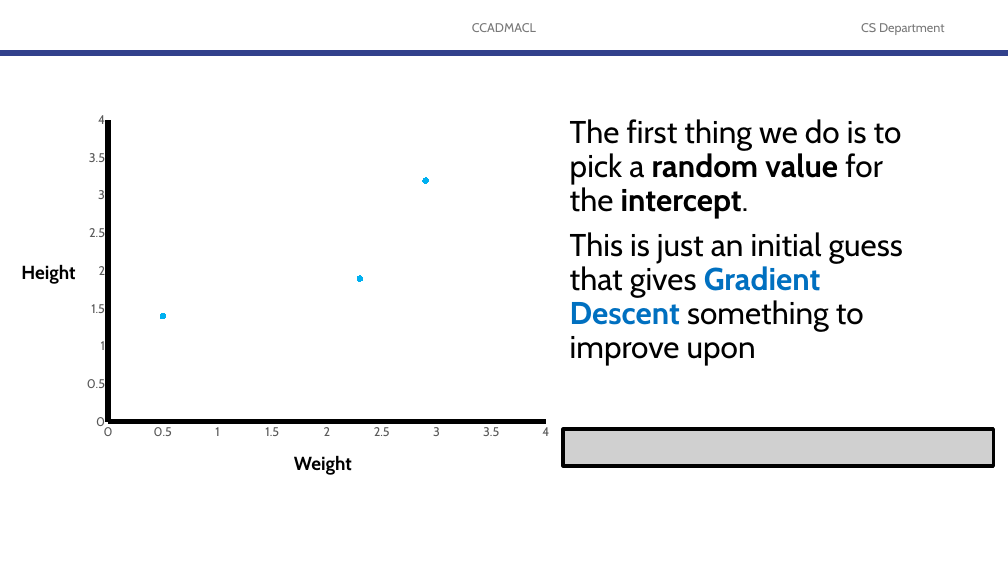
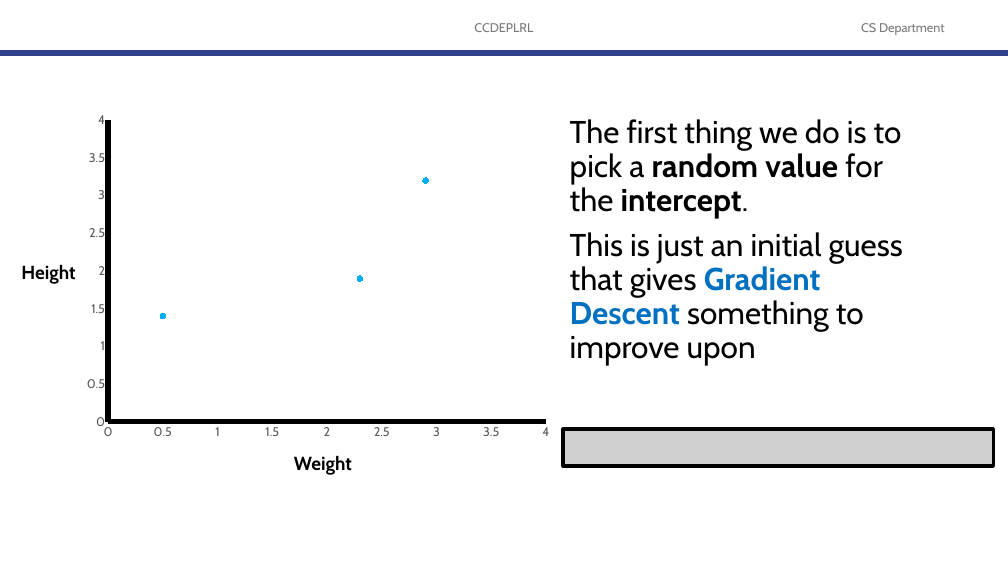
Before and after one commit to robitussin/CCDEPLRL, a slide deck: slide 20 of 2 - Training Neural Networks/Gradient Descent.pptx (slide 21 before the commit). Drawn at 1008x567 pixels with LibreOffice and Linux fonts; fonts in the diff are those of the drawing; grey boxes stand for pictures; background and template pictures are left out. Boxes give left, top, right and bottom in pixels: in the first picture for what was removed or moved away, otherwise in the second. Text is boxed around its words. In the diff, an @@ line names an element or a change of style, - is before the commit and + after.

```diff
--- a/2 - Training Neural Networks/Gradient Descent.pptx
+++ b/2 - Training Neural Networks/Gradient Descent.pptx
@@ text at box(474, 23, 533, 32): text changed @@
-CCADMACL
+CCDEPLRL
```
Also in this commit, not shown: 105 other slides changed, 1 slide removed.
